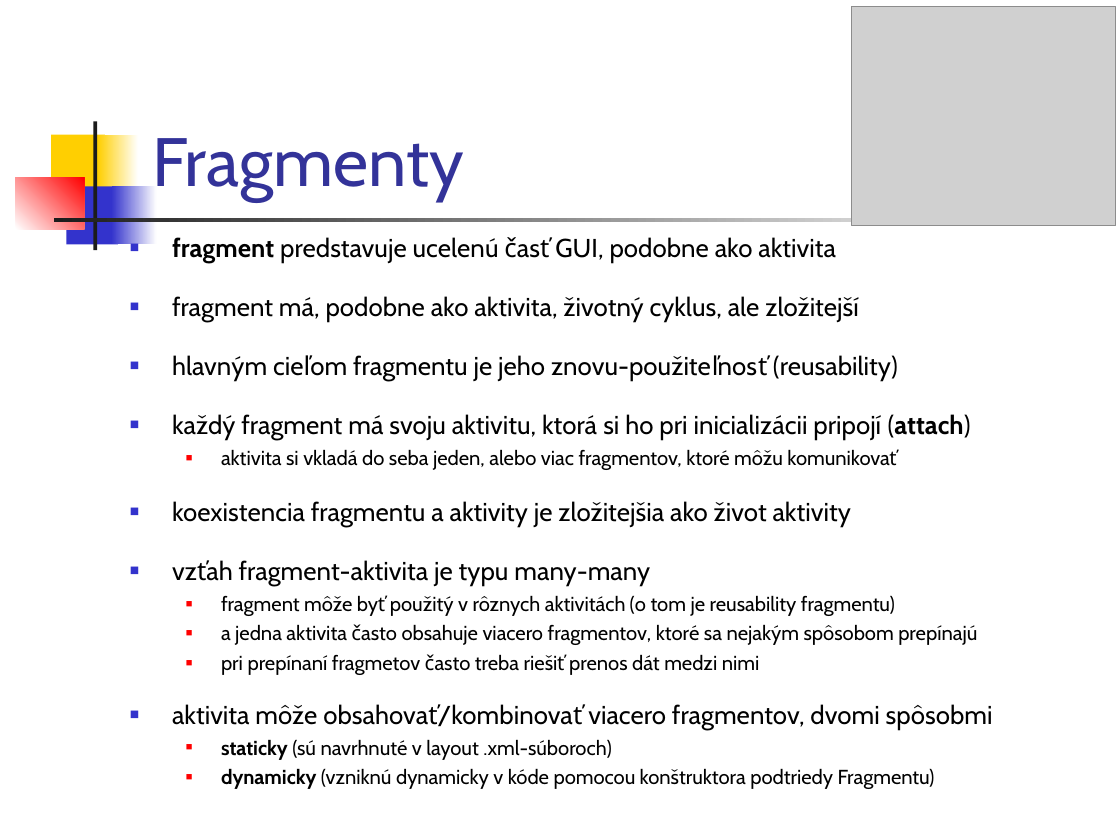
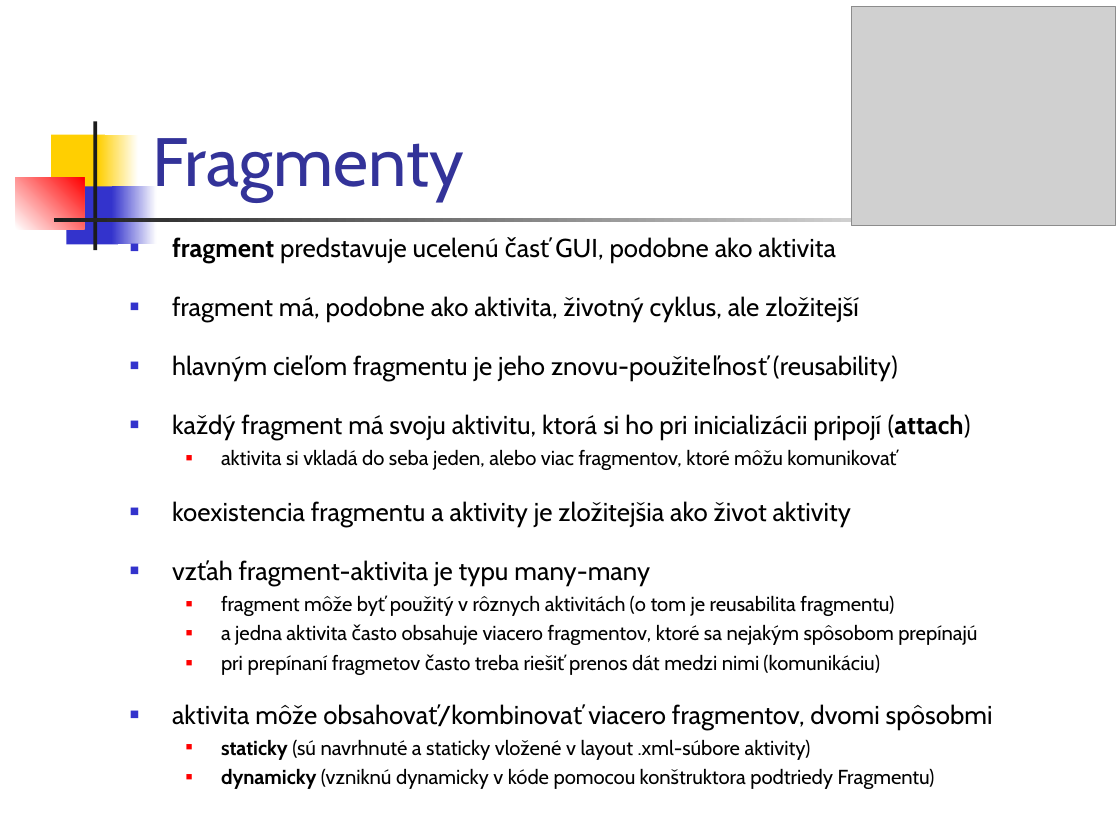
Before and after one commit to vmandro/Prednasky, a slide deck: slide 4 of 06/06_Android.ppt. Drawn at 1120x840 pixels with LibreOffice and Linux fonts; fonts in the diff are those of the drawing; grey boxes stand for pictures. Boxes give left, top, right and bottom in pixels: in the first picture for what was removed or moved away, otherwise in the second. Text is boxed around its words. In the diff, an @@ line names an element or a change of style, - is before the commit and + after.

```diff
--- a/06/06_Android.ppt
+++ b/06/06_Android.ppt
@@ text at [221,595,894,616]: text changed @@
-  ■ fragment môže byť použitý v rôznych aktivitách (o tom je reusability fragmentu)
+  ■ fragment môže byť použitý v rôznych aktivitách (o tom je reusabilita fragmentu)
@@ text at [221,654,880,675]: text changed @@
-  ■ pri prepínaní fragmetov často treba riešiť prenos dát medzi nimi
+  ■ pri prepínaní fragmetov často treba riešiť prenos dát medzi nimi (komunikáciu)
@@ text at [221,739,811,760]: text changed @@
-  ■ staticky (sú navrhnuté v layout .xml-súboroch)
+  ■ staticky (sú navrhnuté a staticky vložené v layout .xml-súbore aktivity)
```
Also in this commit, not shown: 27 other slides changed, 1 slide added, 2 other files.
